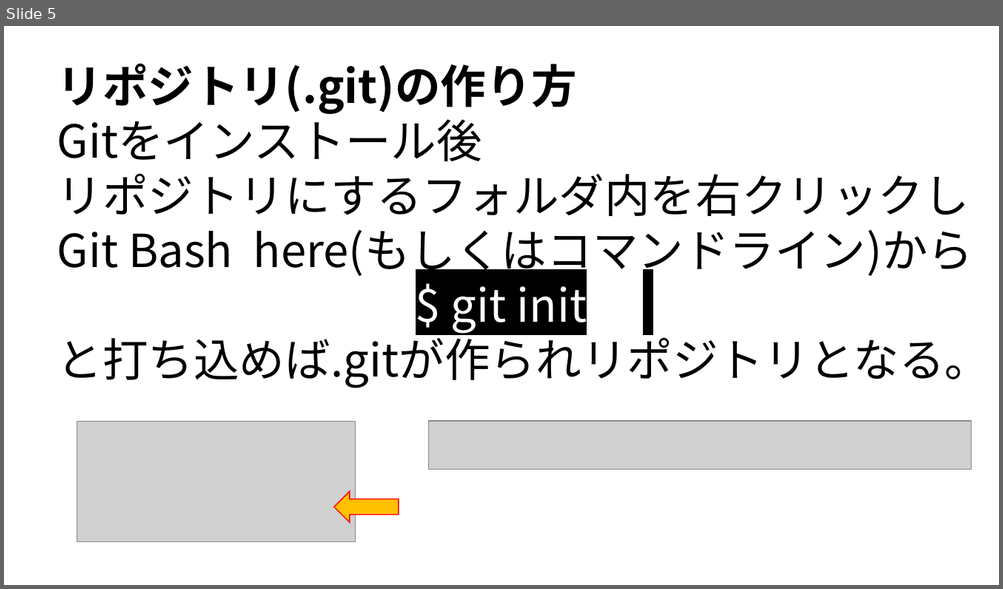
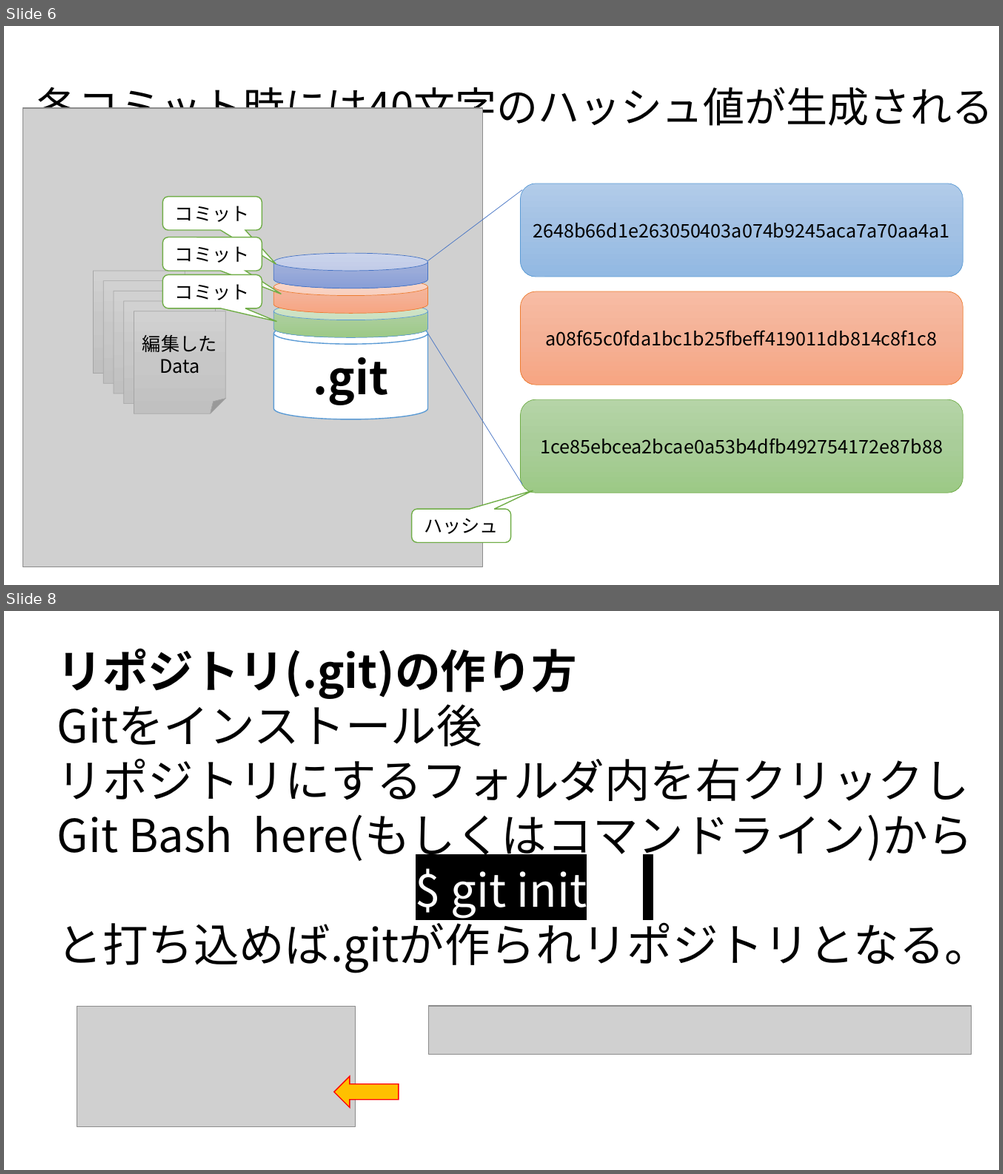
Before and after one commit to syalpon/master, a slide deck: git.pptx. Shown one above the other, each under a label of ours: slide 5 before the commit, slides 6 and 8 after it; the slides between them are not shown. The pictures are 1003x589 and 1003x1174 pixels, drawn with LibreOffice and Linux fonts; fonts in the diff are those of the drawing; grey boxes stand for pictures. Boxes give left, top, right and bottom in pixels: in the first picture for what was removed or moved away, otherwise in the second. Text is boxed around its words. In the diff, an @@ line names an element or a change of style, - is before the commit and + after.

```diff
--- a/git.pptx
+++ b/git.pptx
@@ slide 6 added at box(4, 26, 999, 585), background #FFFFFF @@
@@ text added at box(37, 87, 993, 133), 40 pt, text #000000 @@
+各コミット時には40文字のハッシュ値が生成される
@@ picture added at box(23, 108, 483, 568) @@
@@ rounded speech box added at box(163, 197, 262, 230), fill #FFFFFF, outline #70AD47 1 pt, 18 pt, text #000000 @@
+コミット
@@ line added from (523, 190) to (428, 261), #4472C4 0.5 pt @@
@@ rounded rectangle added at box(521, 184, 963, 277), fill gradient #B1CBE9 to #A3C1E5 to #93B9E4, outline #5B9BD5 0.5 pt, 18 pt, text #000000 @@
+2648b66d1e263050403a074b9245aca7a70aa4a1
@@ rounded speech box added at box(163, 237, 262, 271), fill #FFFFFF, outline #70AD47 1 pt, 18 pt, text #000000 @@
+コミット
@@ cylinder added at box(273, 254, 427, 289), fill gradient #A8B7DF to #9AABD9 to #889ED7, outline #4472C4 0.5 pt @@
@@ rounded speech box added at box(163, 275, 262, 309), fill #FFFFFF, outline #70AD47 1 pt, 18 pt, text #000000 @@
+コミット
@@ cylinder added at box(273, 278, 427, 313), fill gradient #F7BDA5 to #F5B196 to #F8A582, outline #ED7D31 0.5 pt @@
@@ rounded rectangle added at box(521, 292, 963, 385), fill gradient #F7BDA5 to #F5B196 to #F8A582, outline #ED7D31 0.5 pt, 18 pt, text #000000 @@
+a08f65c0fda1bc1b25fbeff419011db814c8f1c8
@@ group added at box(94, 271, 225, 414): 5 folded corners @@
+Data1
+Data1
+Data1
+Data1
+編集した
+Data
@@ cylinder added at box(273, 303, 427, 338), fill gradient #B5D5A7 to #AACE9A to #9CC987, outline #5B9BD5 0.5 pt @@
@@ cylinder added at box(274, 323, 428, 420), fill #FFFFFF, outline #5B9BD5 1 pt, 44 pt, text #000000, bold @@
+.git
@@ line added from (523, 485) to (428, 333), #4472C4 0.5 pt @@
@@ rounded rectangle added at box(521, 400, 963, 493), fill gradient #B5D5A7 to #AACE9A to #9CC987, outline #70AD47 0.5 pt, 18 pt, text #000000 @@
+1ce85ebcea2bcae0a53b4dfb492754172e87b88
@@ rounded speech box added at box(412, 509, 511, 543), fill #FFFFFF, outline #70AD47 1 pt, 18 pt, text #000000 @@
+ハッシュ
@@ what was slide 5 is now slide 8 @@
```
Also in this commit, not shown: 4 slides changed, 8 other slides added, 2 slides removed.
